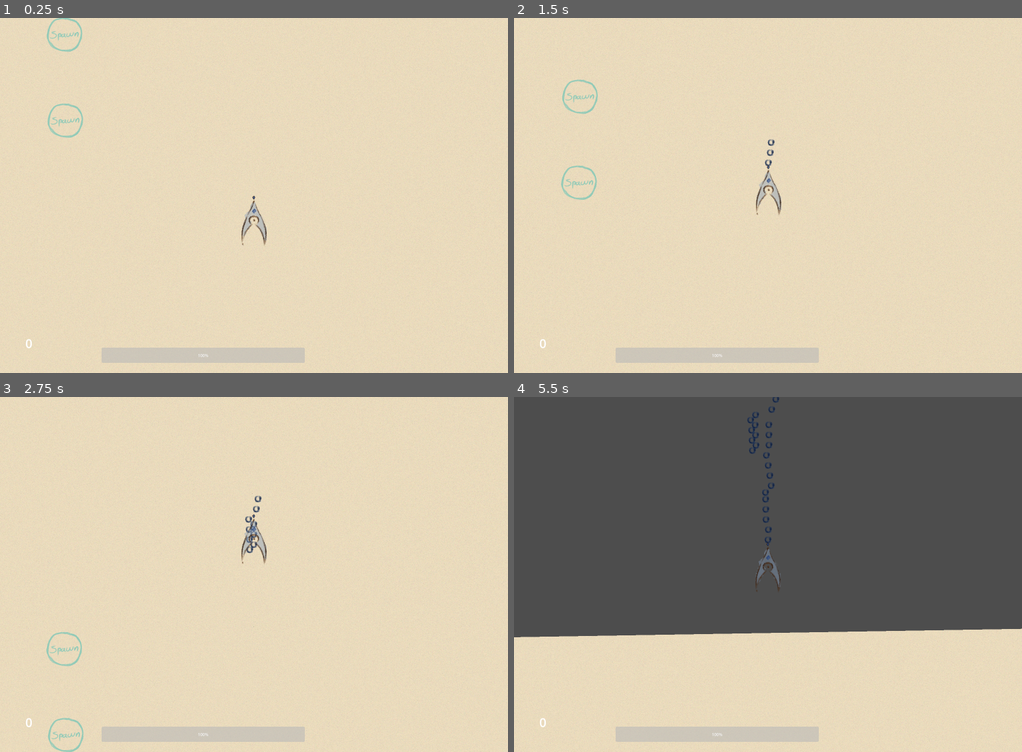
Above: before the commit, frames 1-4 (two rows, left to right).
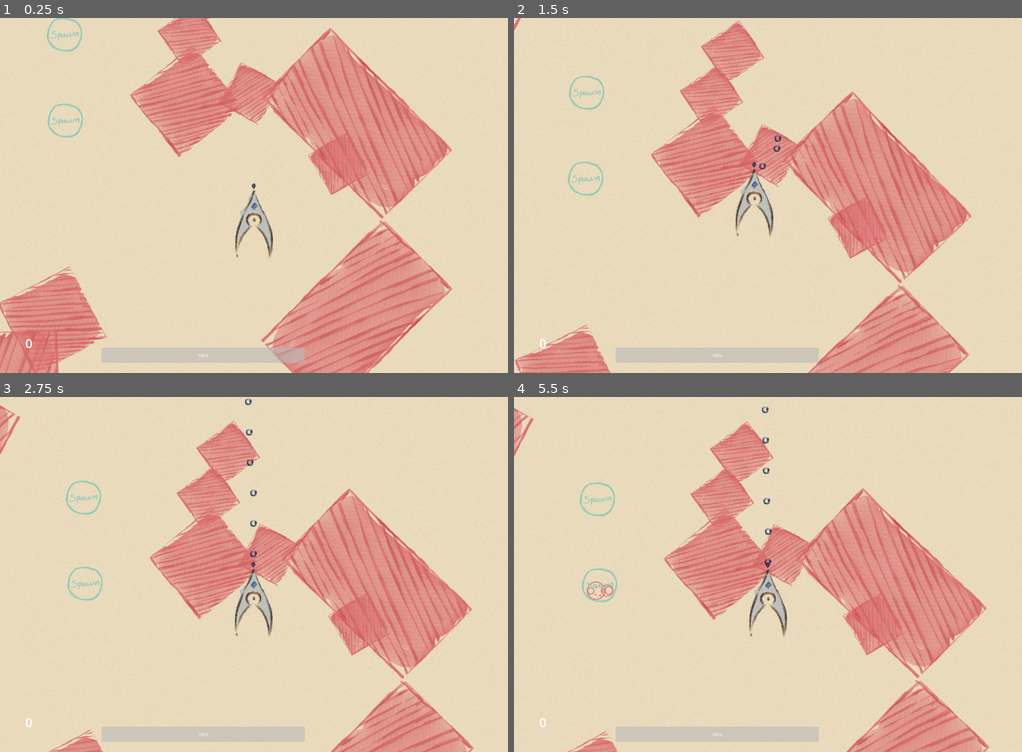
Above: after the commit, the same moments.

Repository: AustereTriceratops/BulletHellEngine
Game: Godot game, scene res://levels/test_levels/environmentTest.tscn
The game is run twice, just before and just after one commit, with the same random seed, the same clock (stepped at 60 frames per second) and the same inputs. This scene is started directly instead of the project's main scene.
Inputs (mouse positions are in pixels of both pictures, inside the frame that each line leads up to):
- Up to frame 1 (0.25 s): no input
- Up to frame 2 (1.5 s): tap Enter at 0.5 s; move the mouse to (793, 195) at 0.52 s; hold Q (look_left) 0.53-1.28 s; hold W (player_up) from 0.53 s (still down); move the mouse to (742, 195) at 1.27 s; tap E (look_right) at 1.35 s
- Up to frame 3 (2.75 s): keep holding W (player_up); move the mouse to (264, 567) at 2.02 s; hold Shift (shift) from 2.03 s (still down)
- Up to frame 4 (5.5 s): keep holding W (player_up); move the mouse to (762, 581) at 2.77 s; release Shift (shift) at 2.78 s; tap Q (look_left) at 2.85 s; move the mouse to (803, 578) at 3.52 s; hold E (look_right) 3.53-4.28 s; move the mouse to (727, 570) at 4.27 s; tap Shift (shift) at 4.35 s; move the mouse to (773, 574) at 5.02 s; hold Q (look_left) from 5.03 s (still down)

The runs differ from the first frame. In frame 1, 28% of the frame differs, in the area x 0-90%, y 0-100%; in frame 2, 23%; in frame 3, 21%; in frame 4, 71%, in the area x 0-100%, y 0-100%.

Commit message:
some level assets and colliders

Diff:
--- a/enemies/Claustida.tscn
+++ b/enemies/Claustida.tscn
@@ -65,7 +65,7 @@
 
 [node name="ClaustidaImondis" type="CharacterBody2D" groups=["enemies"]]
 collision_layer = 8
-collision_mask = 0
+collision_mask = 16
 script = ExtResource("1_tibei")
 particles = ExtResource("2_uuu1x")
 creatureName = "claustida"
--- a/levels/test_levels/environmentTest.tscn
+++ b/levels/test_levels/environmentTest.tscn
@@ -1,8 +1,11 @@
-[gd_scene load_steps=6 format=4 uid="uid://kxwcfs5iwyqd"]
+[gd_scene load_steps=9 format=4 uid="uid://kxwcfs5iwyqd"]
 
 [ext_resource type="Script" path="res://levels/level.gd" id="1_wunpj"]
 [ext_resource type="Texture2D" uid="uid://bpqcqqpvj5452" path="res://assets/background.png" id="3_256gs"]
 [ext_resource type="PackedScene" uid="uid://dejnxrwfn1a8a" path="res://enemies/SpawnerClaustida.tscn" id="3_wity8"]
+[ext_resource type="Texture2D" uid="uid://ic8nqfx5rv0a" path="res://levels/assets/wall_1.png" id="4_ah61e"]
+[ext_resource type="Texture2D" uid="uid://bfmnpfln1sg5" path="res://levels/assets/wall_2.png" id="5_04baa"]
+[ext_resource type="Texture2D" uid="uid://c7lqfgjx2hbcd" path="res://levels/assets/wall_3.png" id="6_hg5gq"]
 
 [sub_resource type="TileSetAtlasSource" id="TileSetAtlasSource_ovpp1"]
 texture = ExtResource("3_256gs")
@@ -34,6 +37,94 @@
 
 [node name="Towers" type="Node" parent="."]
 
-[node name="TileMapLayer" type="TileMapLayer" parent="."]
+[node name="Environment" type="Node2D" parent="."]
+
+[node name="TileMapLayer" type="TileMapLayer" parent="Environment"]
 tile_map_data = PackedByteArray("AAD9/wAAAAAAAAAAAAD9////AAAAAAAAAAD+////AAAAAAAAAAD/////AAAAAAAAAAAAAP//AAAAAAAAAAAAAA …(240 unchanged characters)…
 tile_set = SubResource("TileSet_nmq60")
+
+[node name="Sprites" type="Node2D" parent="Environment"]
+
+[node name="Sprite2D" type="Sprite2D" parent="Environment/Sprites"]
+position = Vector2(-16, -501)
+rotation = 0.498929
+texture = ExtResource("4_ah61e")
+
+[node name="Sprite2D5" type="Sprite2D" parent="Environment/Sprites"]
+position = Vector2(337, -225)
+rotation = -0.524489
+texture = ExtResource("4_ah61e")
+
+[node name="Sprite2D6" type="Sprite2D" parent="Environment/Sprites"]
+position = Vector2(-254, -728)
+rotation = 0.953784
+scale = Vector2(1, 1)
+texture = ExtResource("4_ah61e")
+
+[node name="Sprite2D7" type="Sprite2D" parent="Environment/Sprites"]
+position = Vector2(-174, -905)
+rotation = 0.953784
+scale = Vector2(1, 1)
+texture = ExtResource("4_ah61e")
+
+[node name="Sprite2D10" type="Sprite2D" parent="Environment/Sprites"]
+position = Vector2(-1338, -449)
+rotation = 1.51418
+texture = ExtResource("4_ah61e")
+
+[node name="Sprite2D12" type="Sprite2D" parent="Environment/Sprites"]
+position = Vector2(-1529, 238)
+rotation = -1.57225
+texture = ExtResource("4_ah61e")
+
+[node name="Sprite2D13" type="Sprite2D" parent="Environment/Sprites"]
+position = Vector2(-1456, 145)
+rotation = -2.38588
+texture = ExtResource("4_ah61e")
+
+[node name="Sprite2D2" type="Sprite2D" parent="Environment/Sprites"]
+position = Vector2(-266, -471)
+rotation = 0.897099
+texture = ExtResource("5_04baa")
+
+[node name="Sprite2D11" type="Sprite2D" parent="Environment/Sprites"]
+position = Vector2(-794, 394)
+rotation = 1.09374
+texture = ExtResource("5_04baa")
+
+[node name="Sprite2D3" type="Sprite2D" parent="Environment/Sprites"]
+position = Vector2(402, 370)
+rotation = -2.35619
+texture = ExtResource("6_hg5gq")
+
+[node name="Sprite2D4" type="Sprite2D" parent="Environment/Sprites"]
+position = Vector2(402, -382)
+rotation = 2.35619
+scale = Vector2(1, 1)
+texture = ExtResource("6_hg5gq")
+
+[node name="Sprite2D8" type="Sprite2D" parent="Environment/Sprites"]
+position = Vector2(-1323, -854)
+rotation = 0.504575
+texture = ExtResource("6_hg5gq")
+
+[node name="Sprite2D9" type="Sprite2D" parent="Environment/Sprites"]
+position = Vector2(-960, 777)
+rotation = -0.0225791
+texture = ExtResource("6_hg5gq")
+
+[node name="Collider" type="StaticBody2D" parent="Environment"]
+collision_layer = 16
+collision_mask = 0
+
+[node name="CollisionPolygon2D" type="CollisionPolygon2D" parent="Environment/Collider"]
+polygon = PackedVector2Array(26, 469, 502, 0, 375, -138, 305, -103, 214, -263, 240, -277, 60, -460, 17, -379, -80, -430, -294, -250, -488, -495, -305, -643, -380, -749, -246, -846, -303, -928, -150, -1033, -47, -887, -182, -792, -127, -711, -205, -654, -107, -528, -51, -626, 89, -550, 300, -760, 778, -282, 512, -3, 782, 269, 302, 748)
+
+[node name="CollisionPolygon2D2" type="CollisionPolygon2D" parent="Environment/Collider"]
+polygon = PackedVector2Array(-1426, -357, -1435, -524, -1661, -651, -1330, -1247, -992, -1057, -1271, -544, -1248, -544, -1239, -365)
+
+[node name="CollisionPolygon2D3" type="CollisionPolygon2D" parent="Environment/Collider"]
+polygon = PackedVector2Array(-1622, 326, -1621, 148, -1580, 147, -1458, 17, -1328, 140, -1439, 260, -1439, 327)
+
+[node name="CollisionPolygon2D4" type="CollisionPolygon2D" parent="Environment/Collider"]
+polygon = PackedVector2Array(-1151, 1122, -1164, 441, -953, 436, -1008, 327, -722, 177, -578, 458, -770, 560, -764, 1112)
--- a/player/Player.tscn
+++ b/player/Player.tscn
@@ -5,7 +5,7 @@
 [ext_resource type="Texture2D" uid="uid://bu65qstorxsgf" path="res://assets/laser.png" id="3_ca6mv"]
 [ext_resource type="PackedScene" uid="uid://dlqarjxe5lqhn" path="res://player/PlayerCamera.tscn" id="4_6fikn"]
 [ext_resource type="Shader" uid="uid://gpq4gjh1mypu" path="res://enemies/HitFlash.tres" id="4_avjhy"]
-[ext_resource type="Texture2D" uid="uid://bj3v5ebp0cd7u" path="res://assets/ship_3.png" id="5_a1qiu"]
+[ext_resource type="Texture2D" uid="uid://bpslfxbw2hffk" path="res://assets/ship_2.png" id="5_qw54r"]
 
 [sub_resource type="ShaderMaterial" id="ShaderMaterial_eax24"]
 shader = ExtResource("4_avjhy")
@@ -13,7 +13,7 @@
 shader_parameter/flashColor = Color(0.980392, 0.968627, 0.839216, 1)
 
 [sub_resource type="CircleShape2D" id="CircleShape2D_kambq"]
-radius = 5.0
+radius = 7.0
 
 [sub_resource type="Animation" id="Animation_vnq3p"]
 length = 0.001
@@ -65,7 +65,7 @@
 
 [node name="Sprite" type="Sprite2D" parent="."]
 material = SubResource("ShaderMaterial_eax24")
-texture = ExtResource("5_a1qiu")
+texture = ExtResource("5_qw54r")
 
 [node name="BulletSpawnTimer" type="Timer" parent="."]
 autostart = true
@@ -78,8 +78,8 @@
 shape = SubResource("CircleShape2D_kambq")
 
 [node name="shipCollider" type="CollisionPolygon2D" parent="."]
-scale = Vector2(2.5, 4.167)
-polygon = PackedVector2Array(0, -18, -16, 2.4, -18.6667, 21.2, 0, 1.6, 17.3333, 21.2, 17.3333, 3.2)
+scale = Vector2(4, 7)
+polygon = PackedVector2Array(-0.25, -14.7143, -14.75, 4, -17.5, 15.7143, 0, 0.285714, 17, 16, 15.5, 4.14286)
 
 [node name="PlayerCamera" parent="." instance=ExtResource("4_6fikn")]
 
Binary file added: levels/assets/wall_1.png
Binary file added: levels/assets/wall_2.png
Binary file added: levels/assets/wall_3.png
Binary file added: levels/assets/wall_4.png
